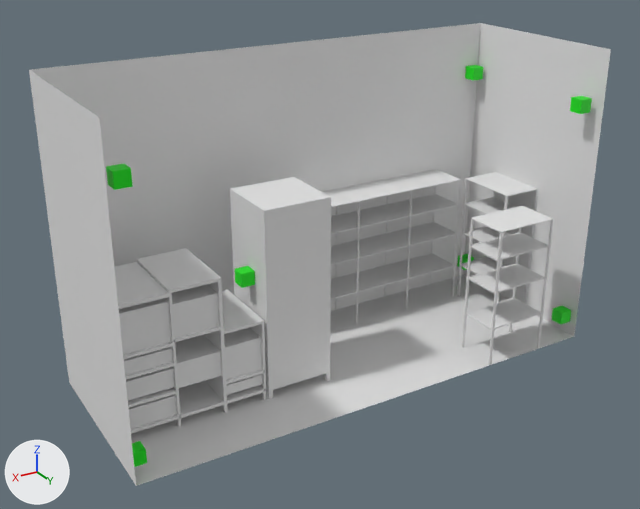
The Blender file blender_python_files/posicionNodos.blend as it was, and as the next commit left it.
Both versions are drawn from a camera (50 mm lens) standing at (29.5, 34.0, 20.2) and looking at (11.7, 4.3, 5.4). Arrows for +X, +Y and +Z are at lower left; the lights stay in place.

Objects in the first picture: 'Cube', 'Cube.002', 'Cube.003', 'Cube.005', 'Cube.006', 'Cube.007', 'Cube.008', 'estanteriaGrande', 'estanteriaPeque1', 'estanteriaPeque2', 'maquinaDeFrio', 'pared1', 'pared2', 'pared3', 'servidores', 'suelo'.
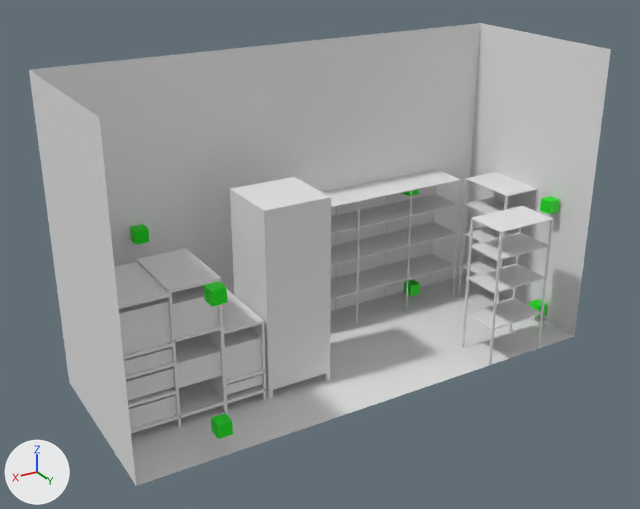
Commit message: modificacion localización nodos en .blend

What differs and where, as boxes (x1, y1, x2, y2) in the pictures (640 x 509 px):
'Cube.003', moved
    before: (106, 164, 133, 190)
    after: (204, 281, 227, 307)
'Cube.002', moved
    before: (132, 441, 147, 467)
    after: (211, 413, 233, 439)
'Cube.006', moved
    before: (570, 96, 592, 114)
    after: (540, 196, 560, 214)
'Cube.007', moved
    before: (465, 65, 483, 80)
    after: (403, 279, 420, 297)
'Cube.005', moved
    before: (552, 306, 571, 325)
    after: (529, 299, 547, 317)
'Cube', moved (not visible afterwards)
    before: (235, 266, 255, 288)
'Cube.001', moved (not visible before)
    after: (130, 224, 150, 245)
'Cube.008', moved
    before: (457, 254, 474, 270)
    after: (402, 189, 419, 196)

What the commit changed:
Object 'Cube' (ob_cube) moves from (15.32, 4.38, 5.23) to (13.6, 2.31, 4.15).
Object 'Cube.001' (ob_cube_001) moves from (21.19, 0.6, 11.32) to (18.21, 0.4, 6.3).
Object 'Cube.002' (ob_cube_002) moves from (21.47, 7.5, 0.8) to (18.22, 7.96, 1.16).
Object 'Cube.003' (ob_cube_003) moves from (21.2, 7.78, 11.43) to (18.17, 7.88, 6.61).
Object 'Cube.005' (ob_cube_005) moves from (0.37, 7.6, 0.97) to (0.37, 6.07, 0.67).
Object 'Cube.006' (ob_cube_006) moves from (0.61, 7.5, 11.09) to (0.4, 6.14, 6.06).
Object 'Cube.007' (ob_cube_007) moves from (0.49, 0.33, 11.19) to (4.25, 0.99, 0.65).
Object 'Cube.008' (ob_cube_008) moves from (0.3, 0.46, 1.02) to (4.4, 0.7, 6.0).
